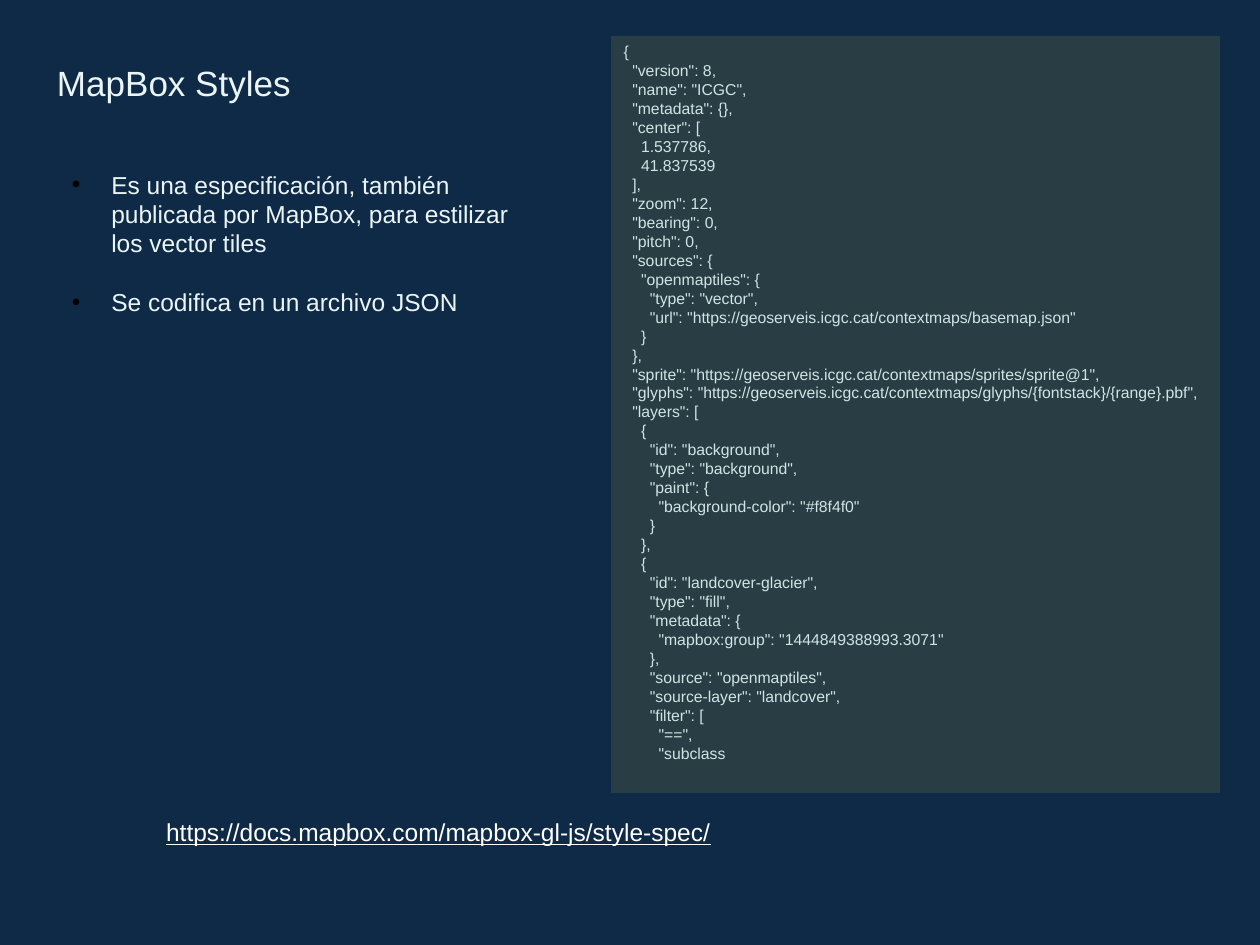
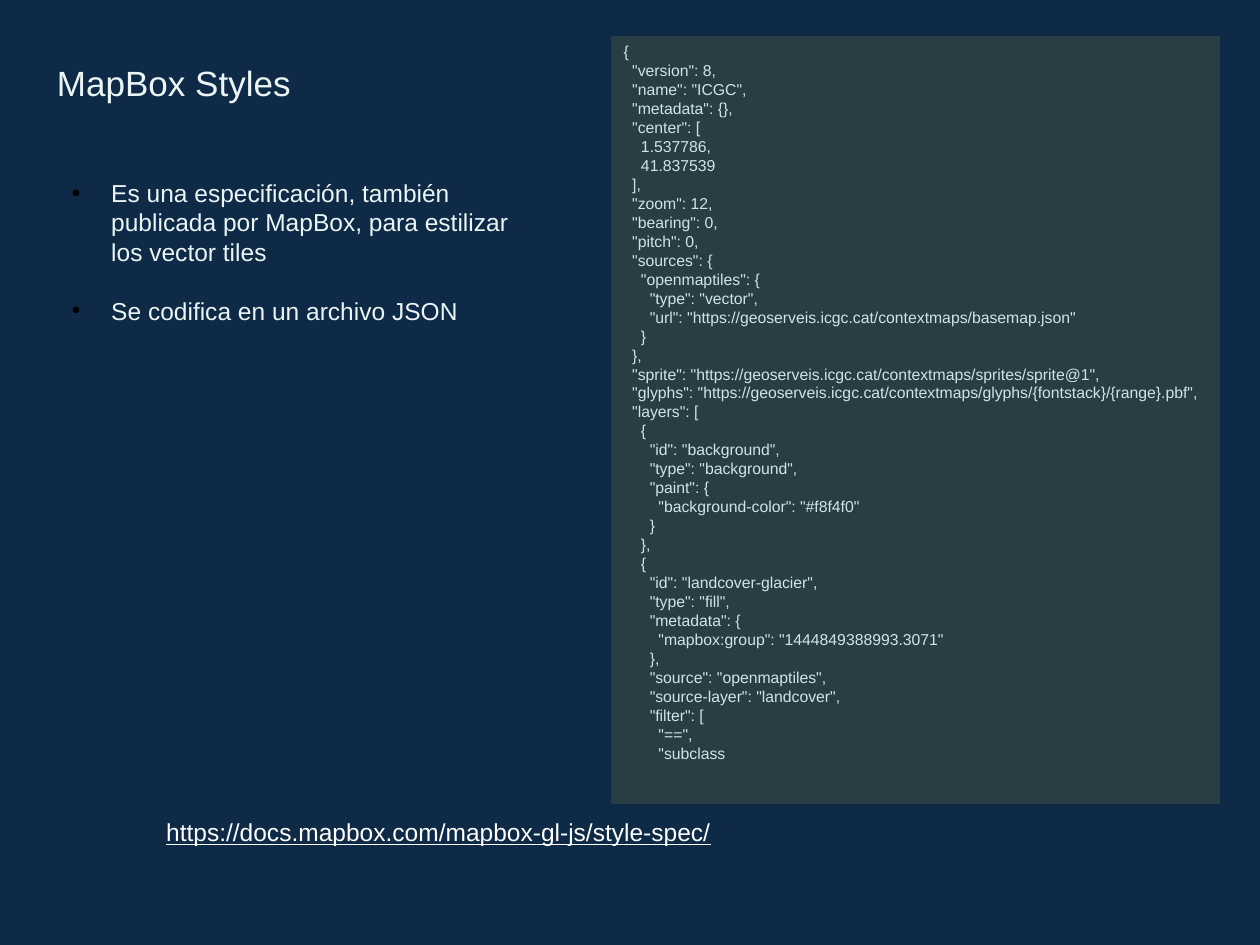
Before and after one commit to gis-master-m2/m2-geoweb, a slide deck: slide 7 of presentacion/vector-tiles.pptx. Drawn at 1260x945 pixels with LibreOffice and Linux fonts; fonts in the diff are those of the drawing. Boxes give left, top, right and bottom in pixels: in the first picture for what was removed or moved away, otherwise in the second. Text is boxed around its words. In the diff, an @@ line names an element or a change of style, - is before the commit and + after.

```diff
--- a/presentacion/vector-tiles.pptx
+++ b/presentacion/vector-tiles.pptx
@@ rectangle "{": place and size @@
-rectangle "{" at bbox=[611, 37, 1220, 794]
+rectangle "{" at bbox=[611, 37, 1220, 805]
@@ text "Es una especificación, también publicada ...": place and size @@
-text "Es una especificación, también publicada ..." at bbox=[111, 176, 508, 312]
+text "Es una especificación, también publicada ..." at bbox=[111, 184, 508, 321]
```
Also in this commit, not shown: 10 other slides changed, 14 other files.
